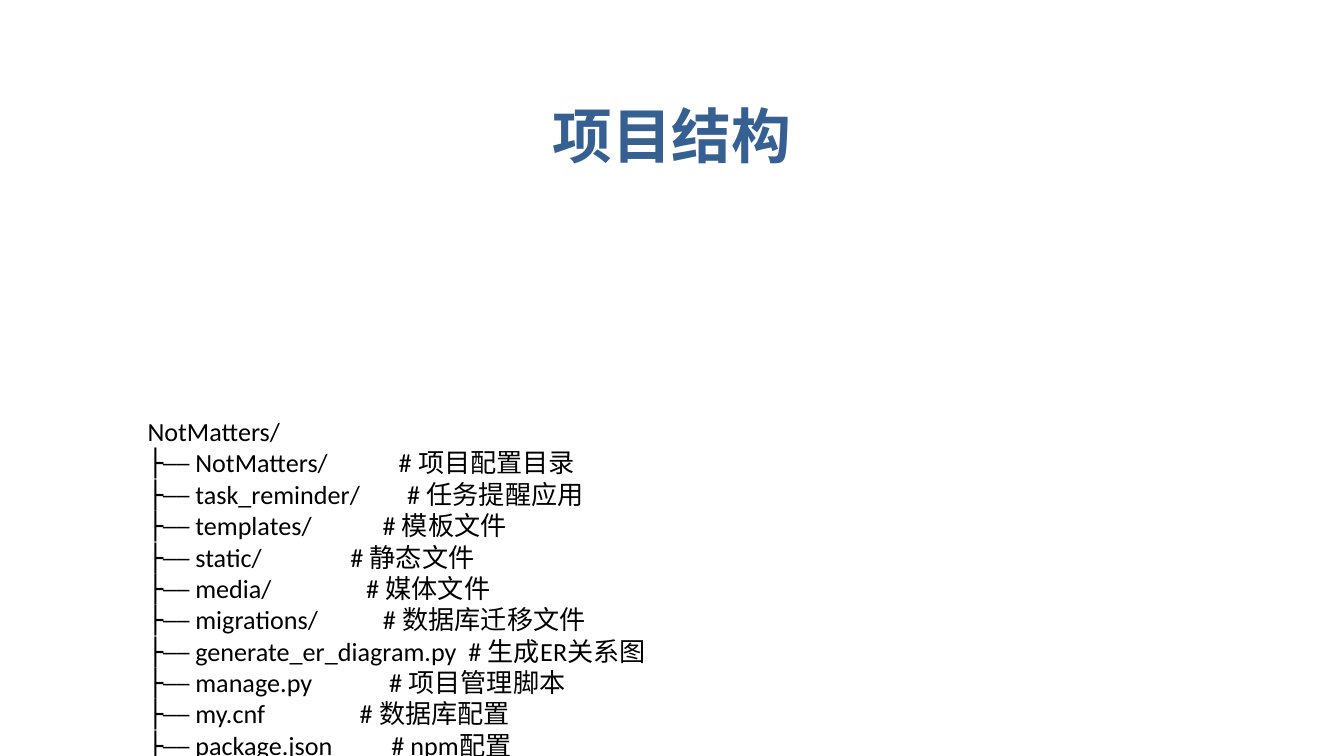
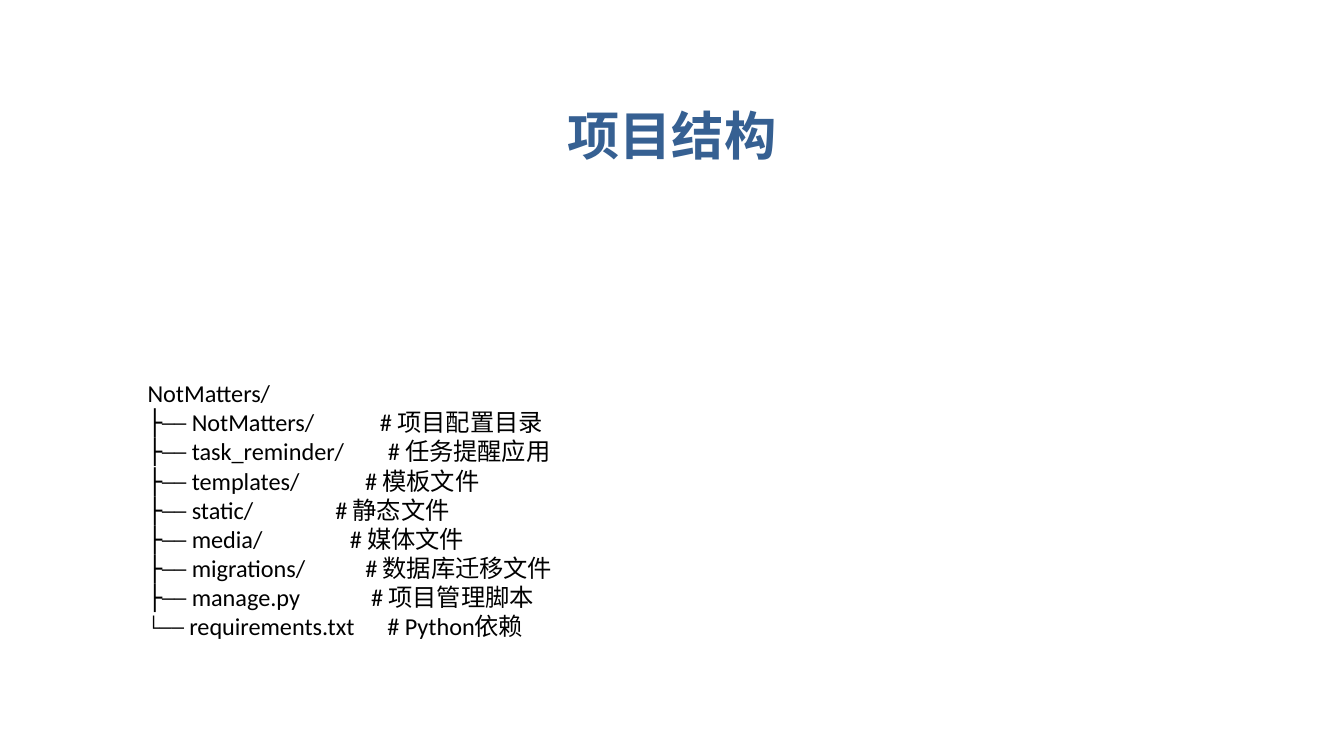
Before and after one commit to nidhaggur/NotMatters, a slide deck: slide 4 of NotMatters_Presentation.pptx. Drawn at 1344x756 pixels with LibreOffice and Linux fonts; fonts in the diff are those of the drawing. Boxes give left, top, right and bottom in pixels: in the first picture for what was removed or moved away, otherwise in the second. Text is boxed around its words. In the diff, an @@ line names an element or a change of style, - is before the commit and + after.

Commit message:
feat: 生成项目演示PPT

```diff
--- a/NotMatters_Presentation.pptx
+++ b/NotMatters_Presentation.pptx
@@ text "项目结构": place and size @@
-text "项目结构" at <box>552,107,791,164</box>
+text "项目结构" at <box>568,110,777,160</box>
@@ text "项目结构" at <box>568,110,777,160</box>: size 32 to 28 pt @@
@@ text at <box>148,385,553,639</box>: text changed; size 14 to 13 pt @@
-NotMatters/
-├── NotMatters/ # 项目配置目录
-├── task_reminder/ # 任务提醒应用
-├── templates/ # 模板文件
-├── static/ # 静态文件
-├── media/ # 媒体文件
-├── migrations/ # 数据库迁移文件
-├── generate_er_diagram.py # 生成ER关系图
-├── manage.py # 项目管理脚本
-├── my.cnf # 数据库配置
-├── package.json # npm配置
-└── requirements.txt # Python依赖
+NotMatters/
+├── NotMatters/ # 项目配置目录
+├── task_reminder/ # 任务提醒应用
+├── templates/ # 模板文件
+├── static/ # 静态文件
+├── media/ # 媒体文件
+├── migrations/ # 数据库迁移文件
+├── manage.py # 项目管理脚本
+└── requirements.txt # Python依赖
```
Also in this commit, not shown: 17 other slides changed, 1 slide removed, 1 other file.
